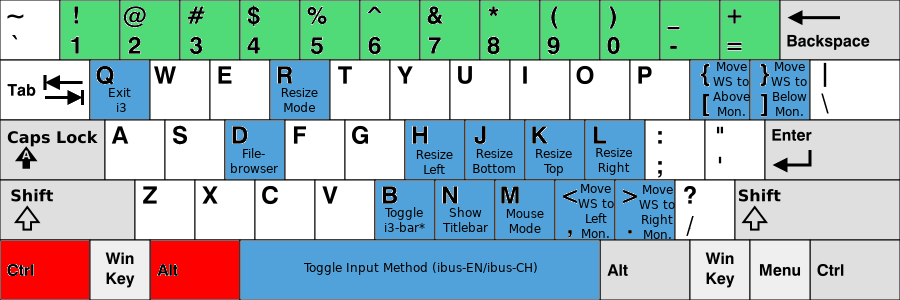
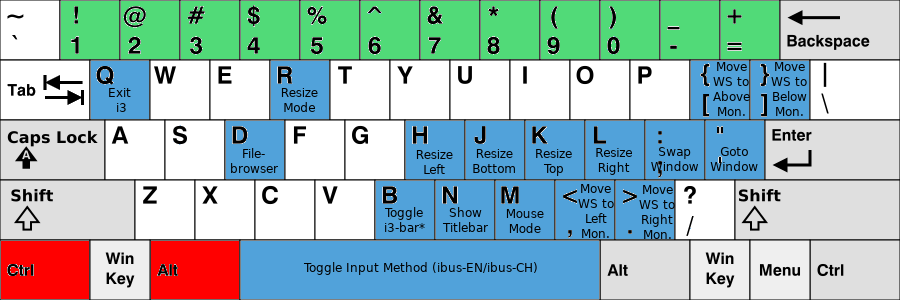
Two versions of the same layered image (900 × 300). Layer-by-layer changes:
added layer "Goto ..." above "Swap ..." over (x1=710, y1=147, x2=758, y2=171)
added layer "Swap ..." above "Resize ... #4" over (x1=651, y1=147, x2=699, y2=171)
painted on "KB_United_States-NoAltGr.svg" over (x1=646, y1=121, x2=764, y2=179)
